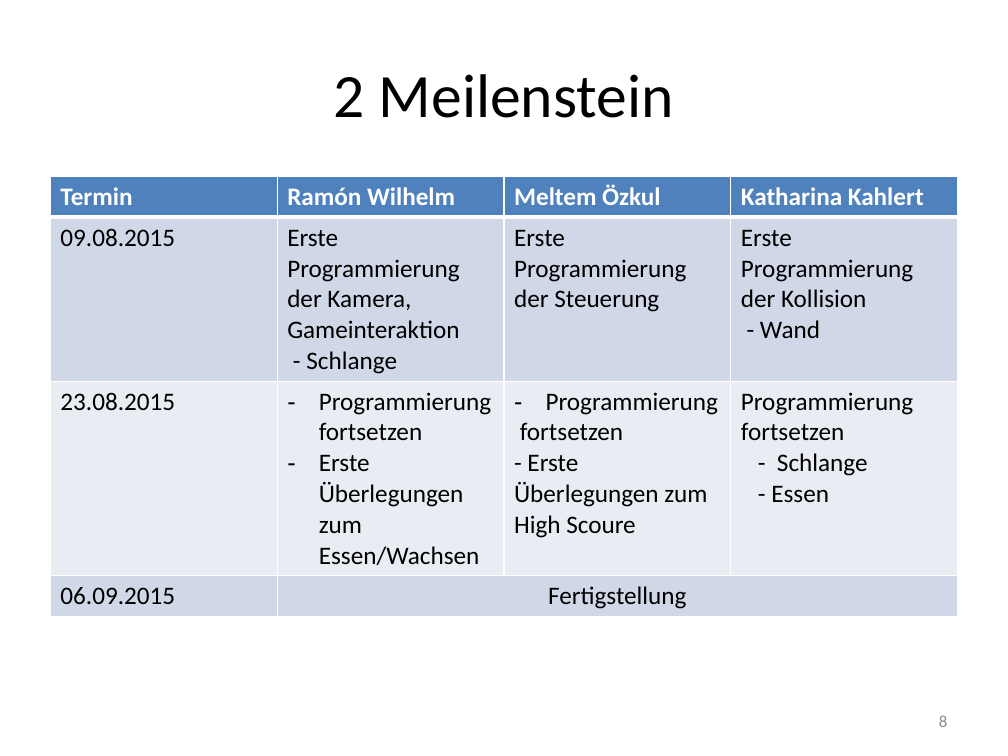
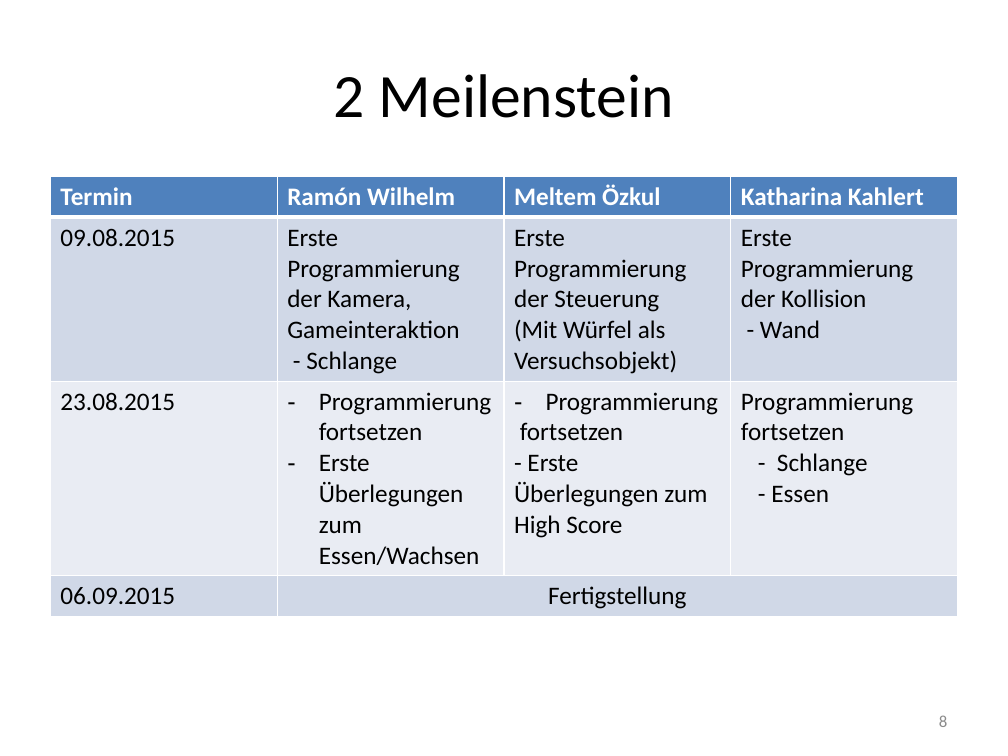
Before and after one commit to RamoramaInteractive/GDV-Projekt, a slide deck: slide 8 of Planungspraesentation-Mitte Juni/Planungspräsentation VálaKathi. 1.pptx. Drawn at 1008x756 pixels with LibreOffice and Linux fonts; fonts in the diff are those of the drawing. Boxes give left, top, right and bottom in pixels: in the first picture for what was removed or moved away, otherwise in the second. Text is boxed around its words. In the diff, an @@ line names an element or a change of style, - is before the commit and + after.

```diff
--- a/Planungspraesentation-Mitte Juni/Planungspräsentation VálaKathi. 1.pptx
+++ b/Planungspraesentation-Mitte Juni/Planungspräsentation VálaKathi. 1.pptx
@@ table at box(50, 176, 958, 613) @@
-row 2, column 3: Erste Programmierung der Steuerung
+row 2, column 3: Erste Programmierung der Steuerung / (Mit Würfel als Versuchsobjekt)
-row 3, column 3: Programmierung / fortsetzen / - Erste Überlegungen zum High Scoure
+row 3, column 3: Programmierung / fortsetzen / - Erste Überlegungen zum High Score
```
Also in this commit, not shown: 2 other slides changed.
